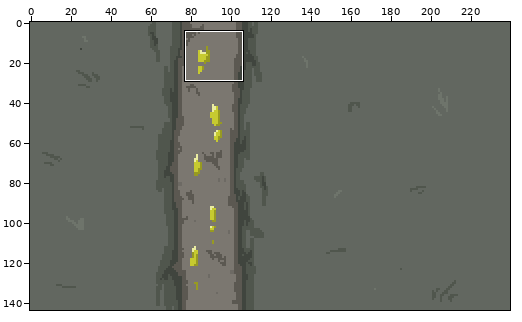
Sprite sheet -- VinterProjekt/Bilder/backgrounds/Bakgrundsbild-5.png. Above, an overview of the earlier version with the close-up marked.
Close-up. First the earlier version:
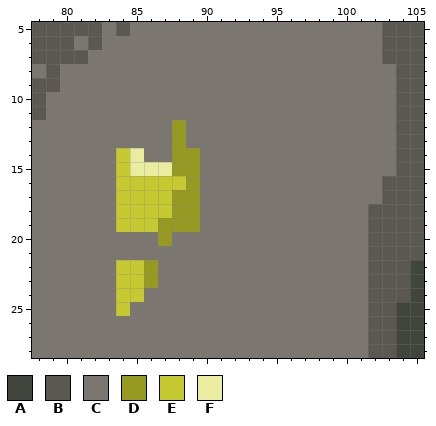
The file is 240x144 pixels. Shown: x 78..105, y 5..28. The commit also changed other parts of the picture, which this record leaves out.
Palette (. is transparent): A #40453e  B #5b5851  C #7b7770  D #979a21  E #c6ca30  F #eaeca0
Pixels before, first column x 78:
 5 BBBBBCBCCCCCCCCCCCCCCCCCCBBB
 6 BBBCBCCCCCCCCCCCCCCCCCCCCBBB
 7 BBBBCCCCCCCCCCCCCCCCCCCCCBBB
 8 CBCCCCCCCCCCCCCCCCCCCCCCCCBB
 9 BBCCCCCCCCCCCCCCCCCCCCCCCCBB
10 BCCCCCCCCCCCCCCCCCCCCCCCCCBB
11 BCCCCCCCCCCCCCCCCCCCCCCCCCBB
12 CCCCCCCCCCDCCCCCCCCCCCCCCCBB
13 CCCCCCCCCCDCCCCCCCCCCCCCCCBB
14 CCCCCCEFCCDDCCCCCCCCCCCCCCBB
15 CCCCCCEFFFDDCCCCCCCCCCCCCCBB
16 CCCCCCEEEEEDCCCCCCCCCCCCCBBB
17 CCCCCCEEEEDDCCCCCCCCCCCCCBBB
18 CCCCCCEEEEDDCCCCCCCCCCCCBBBB
19 CCCCCCEEEDDDCCCCCCCCCCCCBBBB
20 CCCCCCCCCDCCCCCCCCCCCCCCBBBB
21 CCCCCCCCCCCCCCCCCCCCCCCCBBBB
22 CCCCCCEEDCCCCCCCCCCCCCCCBBBA
23 CCCCCCEEDCCCCCCCCCCCCCCCBBBA
24 CCCCCCEECCCCCCCCCCCCCCCCBBBA
25 CCCCCCECCCCCCCCCCCCCCCCCBBAA
26 CCCCCCCCCCCCCCCCCCCCCCCCBBAA
27 CCCCCCCCCCCCCCCCCCCCCCCCBBAA
28 CCCCCCCCCCCCCCCCCCCCCCCCBBAA
After the commit:
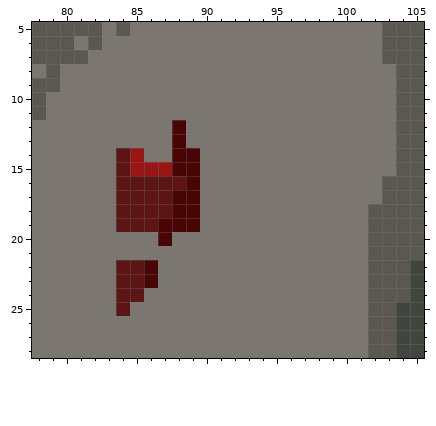
From old to new:
{"colour":"D","old":"#979a21","new":"#490404"}
{"colour":"E","old":"#c6ca30","new":"#5c1414"}
{"colour":"F","old":"#eaeca0","new":"#9b1515"}
{"label":"changed","picture_box":[116,120,200,316]}
